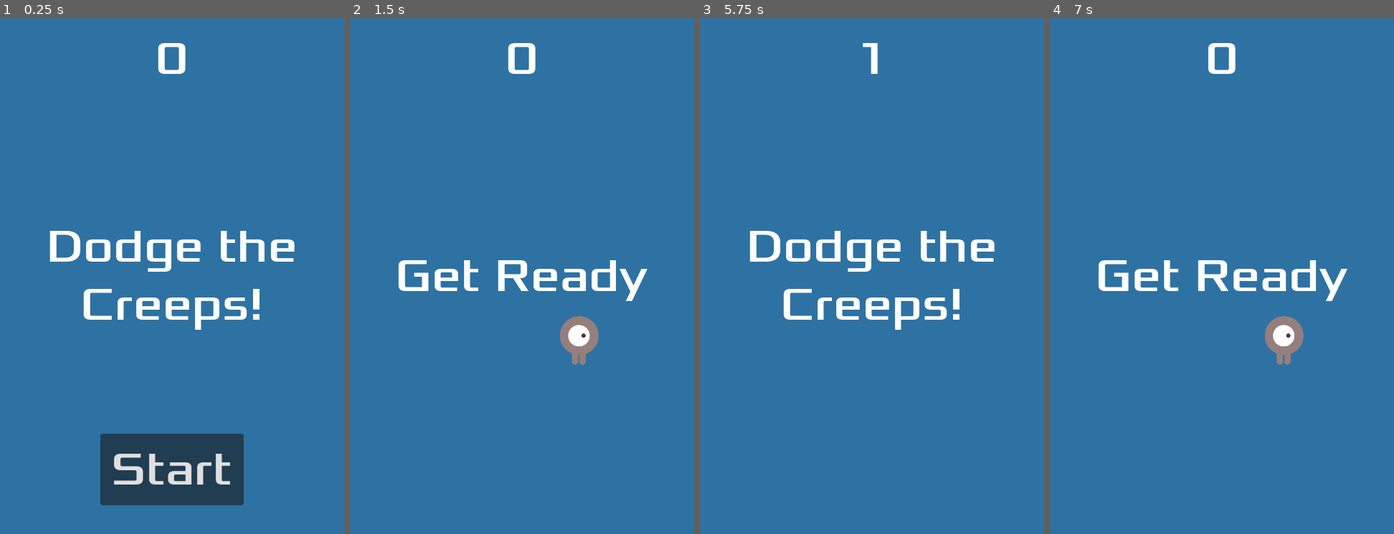
Above: before the commit, frames 1-4 (left to right).
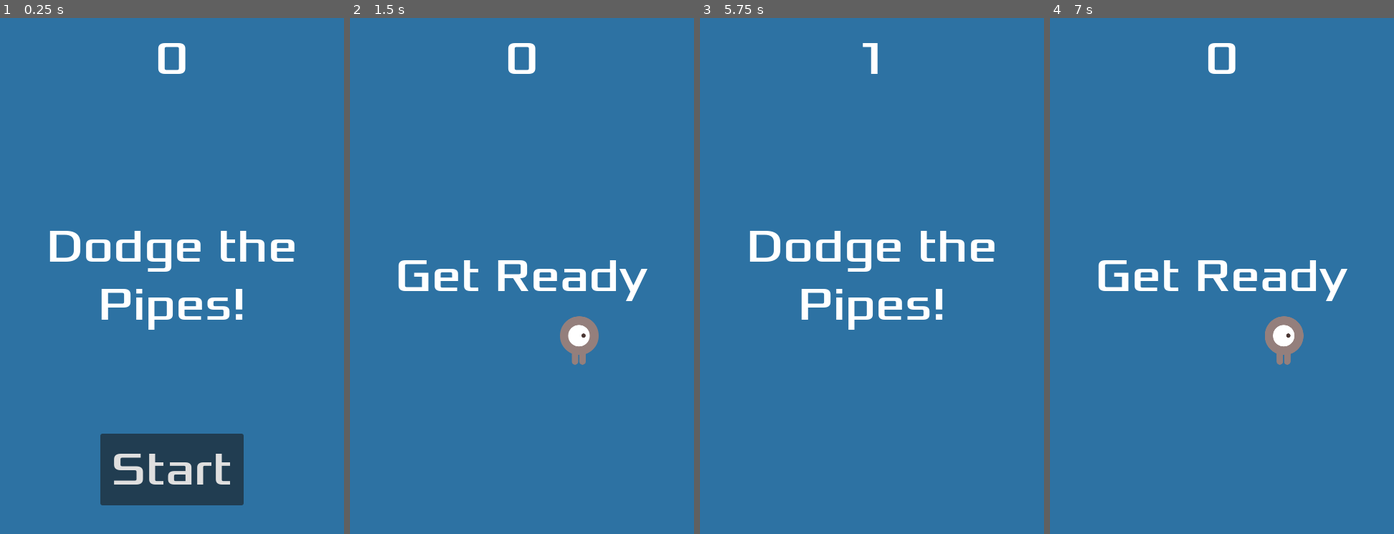
Above: after the commit, the same moments.

Repository: hoiton/gamedev-game-jam
Game: Godot game, scene res://main.tscn
Two runs of this game, one before a commit and one after it. Both use one fixed random seed, a clock stepped at 60 frames per second and the inputs below. The project has no main scene, so this scene is started directly.
Inputs:
- Up to frame 1 (0.25 s): no input
- Up to frame 2 (1.5 s): click "Start" at 0.5 s; tap Enter (ui_accept) at 1.25 s; hold Right (move_right) from 1.28 s (still down)
- Up to frame 3 (5.75 s): tap Enter (ui_accept) at 1.52, 1.82, 2.27, 2.57, 3.77, 4.07, 4.52, 4.82, 5, 5.27, 5.57 s; release Right (move_right) at 2.03 s; hold Down (move_down) 2.03-2.78 s; hold Right (move_right) 2.78-3.53 s; hold Up (move_up) 3.53-4.28 s; hold Left (move_left) from 4.28 s (still down)
- Up to frame 4 (7 s): release Left (move_left) at 5.78 s; hold Down (move_down) 5.78-6.53 s; tap Enter (ui_accept) at 6.5, 6.77 s; hold Right (move_right) from 6.53 s (still down)

The runs differ from the first frame. In frame 1, 1.4% of the frame differs, in the area x 24-76%, y 52-61%; in frame 2, nothing differs; in frame 3, 1.4%; in frame 4, nothing differs.

Commit message:
Score und Message aktualisiert

Diff:
--- a/crappy_bird.gd
+++ b/crappy_bird.gd
@@ -17,7 +17,8 @@
 	$PipeSpawner.enabled = false
 
 func _on_bird_score() -> void:
-	pass
+	score += 1
+	$HUD.update_score(score)
 
 #func game_over():
 	#$ScoreTimer.stop()
--- a/hud.gd
+++ b/hud.gd
@@ -13,7 +13,7 @@
 	# Wait until the MessageTimer has counted down.
 	await $MessageTimer.timeout
 
-	$Message.text = "Dodge the Creeps!"
+	$Message.text = "Dodge the Pipes!"
 	$Message.show()
 	# Make a one-shot timer and wait for it to finish.
 	await get_tree().create_timer(1.0).timeout
--- a/hud.tscn
+++ b/hud.tscn
@@ -40,7 +40,7 @@
 grow_vertical = 2
 theme_override_fonts/font = ExtResource("1_37p78")
 theme_override_font_sizes/font_size = 64
-text = "Dodge the Creeps!"
+text = "Dodge the Pipes!"
 horizontal_alignment = 1
 vertical_alignment = 1
 autowrap_mode = 2
